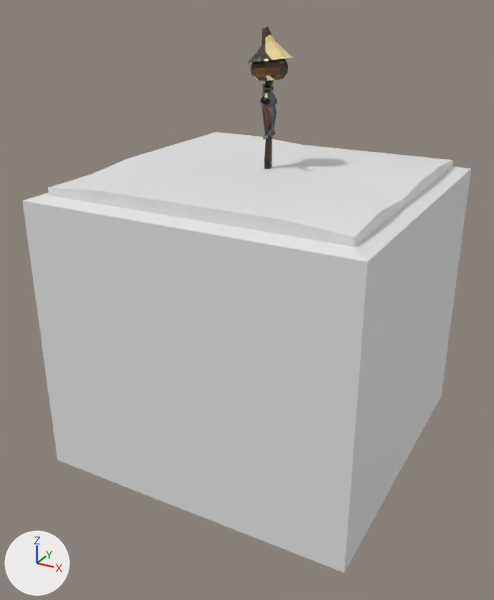
Before and after pictures for a commit that changed the FBX model Assets/Imports/Models/Reworked/tile_spawner_pumpkinpatch.fbx.
Rendered twice from a 50 mm lens placed at (0.0373, -0.0728, 0.0552), pointed at (-0.0009, -0.0033, 0.0205). Every picture has the same lights, and +X, +Y and +Z are marked at lower left. Where no turn or scale is listed for an object, it has been applied to the vertices.

Names of what the first picture shows: 'Ground', 'Scarecrow_Bones', 'Tile'.
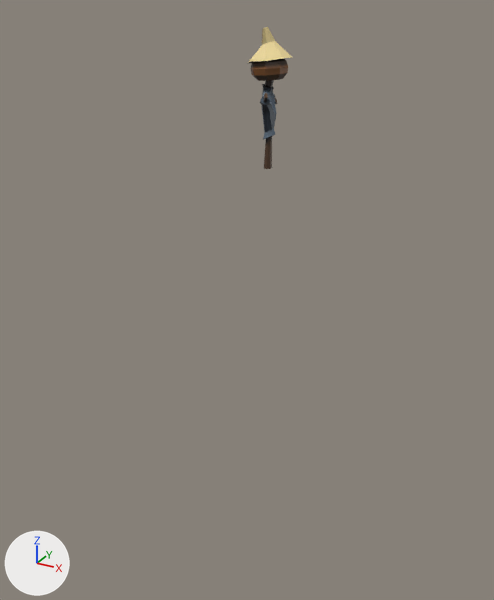
The newer file is also turned or shifted as a whole; pictures and numbers use the older file's frame.

What differs and where, as boxes (x1, y1, x2, y2) in the pictures (494 x 600 px):
```json
{"object": "Tile", "change": "deleted", "before": [23, 167, 471, 573]}
{"object": "Ground", "change": "deleted", "before": [48, 132, 453, 247]}
{"part": 1, "of": "me_cylinder_007", "change": "surface changed", "before": [247, 27, 292, 169], "after": [247, 27, 292, 169]}
```

The change, as JSON lines over the scene's bpy script:
```json
{"block": "me_cylinder_007", "where": "me_cylinder_007.from_pydata(...)  # 244 vertices, 236 faces; spans x -0.0025..0.0026, y -0.004..0.0043, z -0.0071..0.0086"}
{"block": "me_cylinder_007", "where": "# used by ob_scarecrow_bones; location = (0.0001, 0.0001, 0.0438)"}
{"block": "me_cylinder_007", "change": "me_cylinder_007 part 1: texture (UV) coordinates of 236 of 236 faces, centred in x -0.0019..0.002, y -0.004..0.0042, z -0.0071..0.0086, changed; they spanned u 0.0..0.99, v 0.0..1.0 and now span u 0.0..1.0, v 0.0..0.97"}
{"op": "remove", "block": "ob_ground", "code": ["ob_ground = bpy.data.objects.new('Ground', me_cube_001)", "ob_ground.location = (0.0, 0.0, 0.0348)"]}
{"op": "remove", "block": "ob_tile", "code": ["ob_tile = bpy.data.objects.new('Tile', me_plane)", "ob_tile.location = (0.0, 0.0, 0.0258)"]}
```
